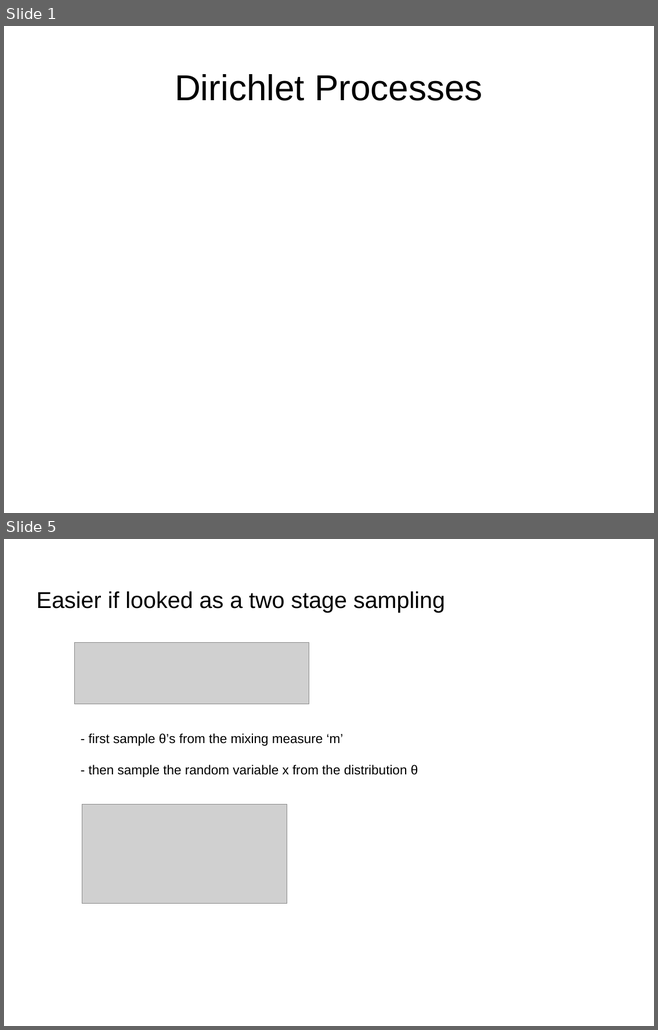
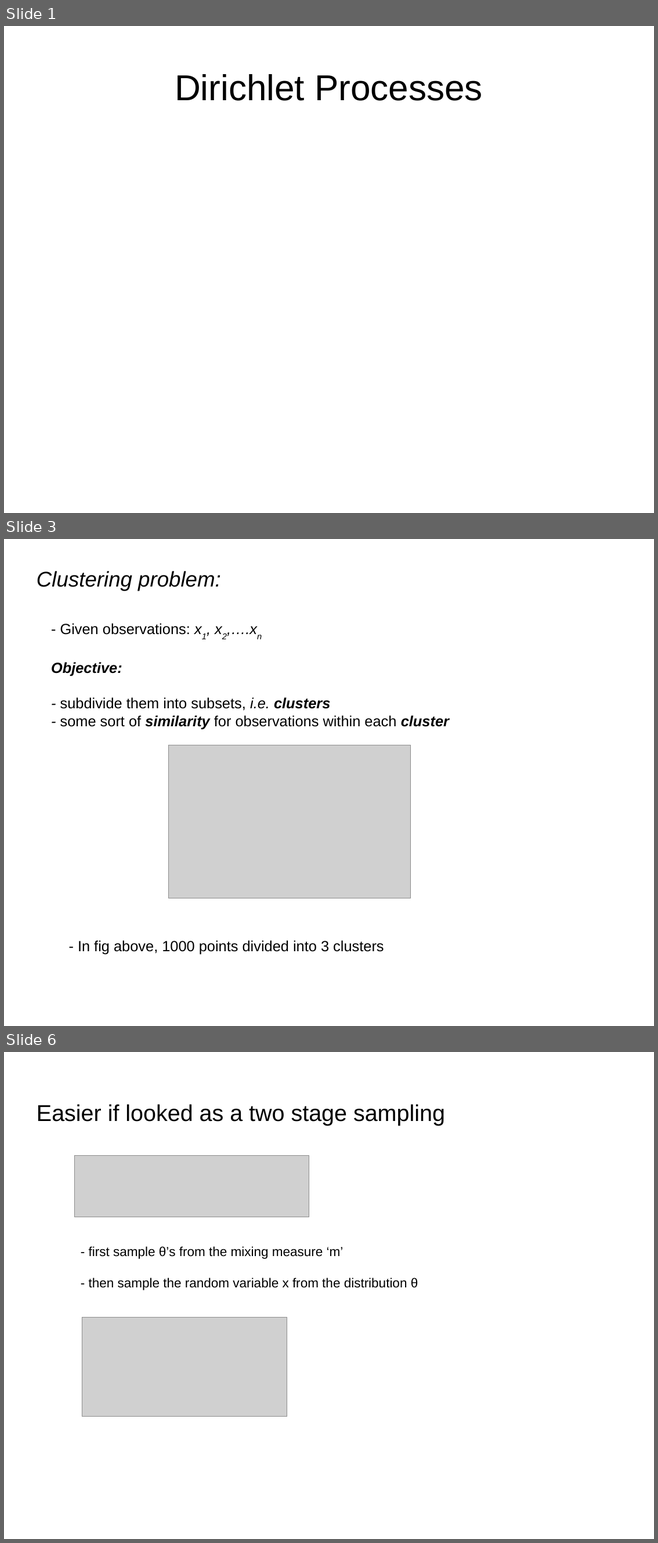
Before and after one commit to afcarl/Dirichlet_Processes, a slide deck: Dirichlet_process.odp. Shown one above the other, each under a label of ours: slides 1 and 5 before the commit, slides 1, 3 and 6 after it; the slides between them are not shown. The pictures are 658x1030 and 658x1543 pixels, drawn with LibreOffice and Linux fonts; fonts in the diff are those of the drawing; grey boxes stand for pictures. Boxes give left, top, right and bottom in pixels: in the first picture for what was removed or moved away, otherwise in the second. Text is boxed around its words. In the diff, an @@ line names an element or a change of style, - is before the commit and + after.

```diff
--- a/Dirichlet_process.odp
+++ b/Dirichlet_process.odp
@@ slide 3 added at (4,539,654,1026), background #FFFFFF @@
@@ title added at (36,571,221,591), 26 pt, text #000000, italic @@
+Clustering problem:
@@ text added at (51,623,449,729), 18 pt, text #000000 @@
+- Given observations: x1, x2,….xn
+Objective:
+- subdivide them into subsets, i.e. clusters
+- some sort of similarity for observations within each cluster
@@ picture added at (169,745,411,899) @@
@@ text added at (78,940,383,954), 18 pt, text #000000 @@
+- In fig above, 1000 points divided into 3 clusters
@@ what was slide 5 is now slide 6 @@
```
Also in this commit, not shown: 5 slides changed, 3 other slides added, 1 slide removed.
